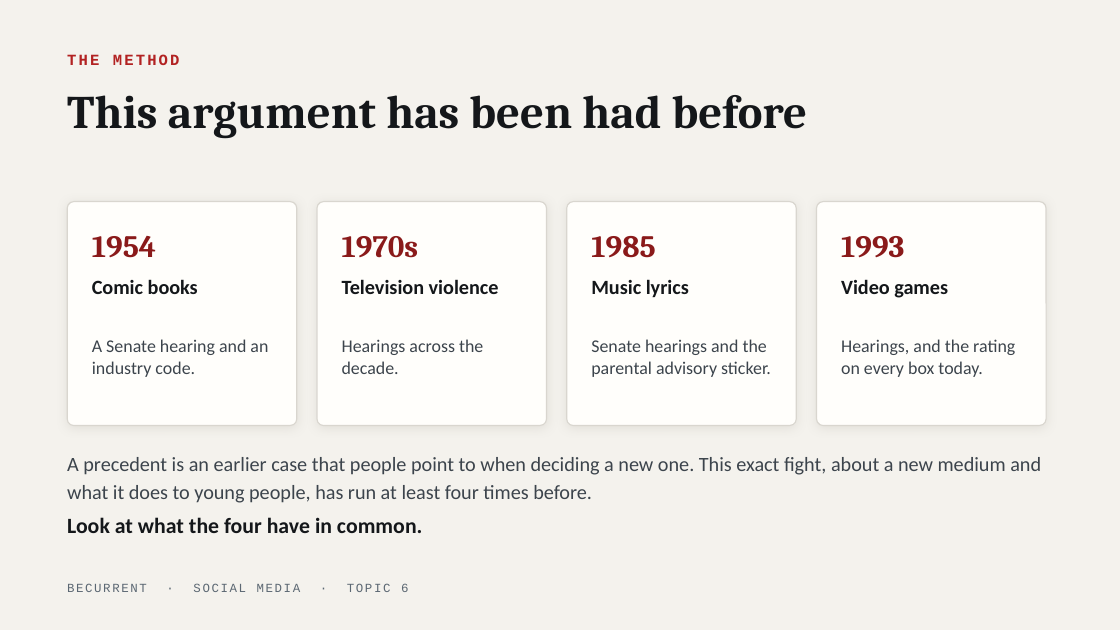
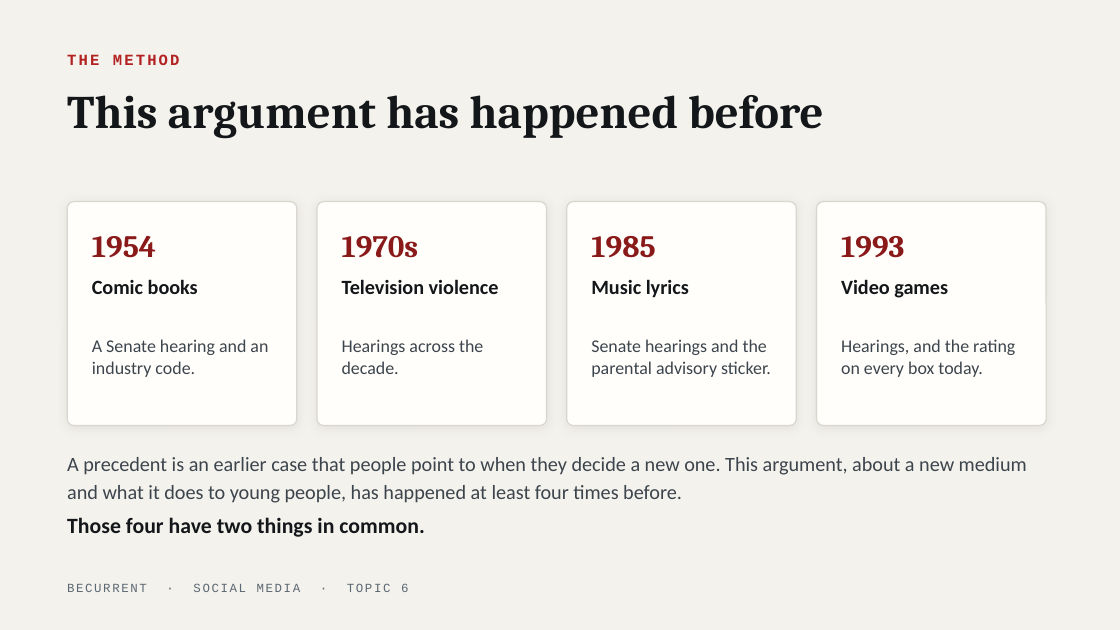
Before and after one commit to JeffAndersonLogic/BeCurrent, a slide deck: slide 10 of social-media/decks/topic-06-who-gets-to-decide.pptx. Drawn at 1120x630 pixels with LibreOffice and Linux fonts; fonts in the diff are those of the drawing. Boxes give left, top, right and bottom in pixels: in the first picture for what was removed or moved away, otherwise in the second. Text is boxed around its words. In the diff, an @@ line names an element or a change of style, - is before the commit and + after.

```diff
--- a/social-media/decks/topic-06-who-gets-to-decide.pptx
+++ b/social-media/decks/topic-06-who-gets-to-decide.pptx
@@ text at <box>67,95,823,139</box>: text changed @@
-This argument has been had before
+This argument has happened before
@@ text at <box>67,457,1027,503</box>: text changed @@
-A precedent is an earlier case that people point to when deciding a new one. This exact fight, about a new medium and what it does to young people, has run at least four times before.
+A precedent is an earlier case that people point to when they decide a new one. This argument, about a new medium and what it does to young people, has happened at least four times before.
@@ text at <box>67,517,425,537</box>: text changed @@
-Look at what the four have in common.
+Those four have two things in common.
```
Also in this commit, not shown: 13 other slides changed, 11 other files.
